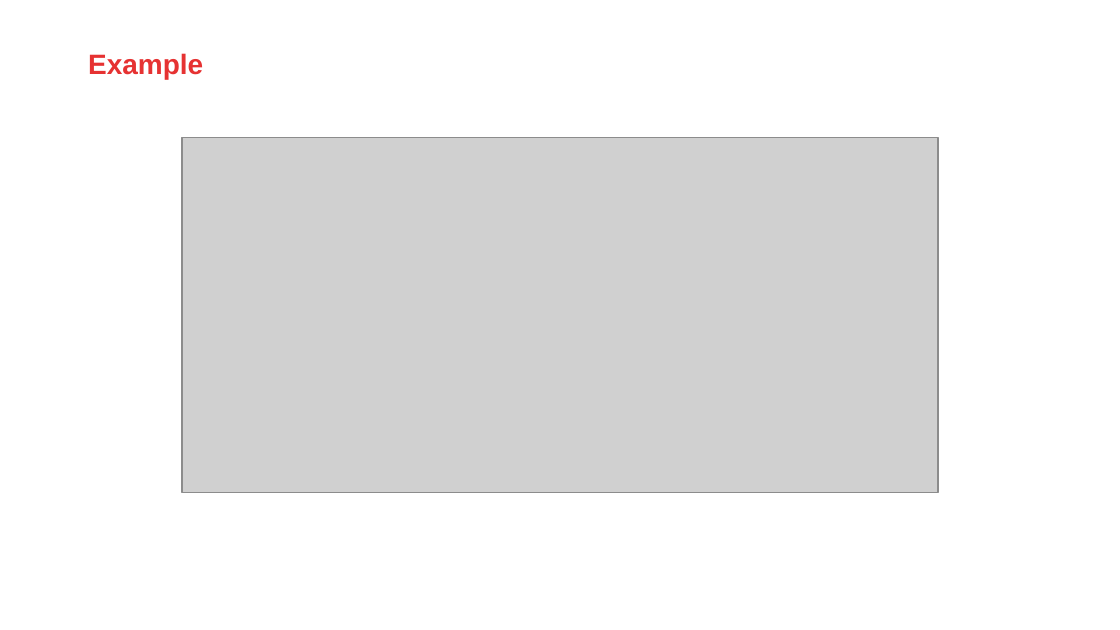
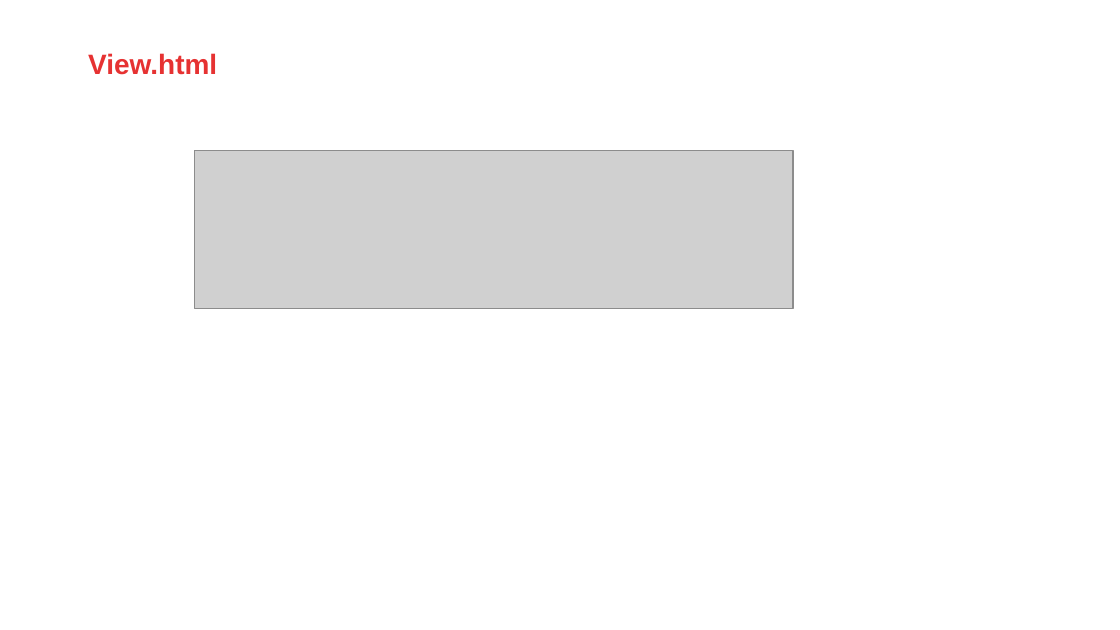
Before and after one commit to jeroenRX/AmisJetTraining, a slide deck: slide 64 of OracleJET_TalentLaunch.pptx (slide 99 before the commit). Drawn at 1120x630 pixels with LibreOffice and Linux fonts; fonts in the diff are those of the drawing; grey boxes stand for pictures; background and template pictures are left out. Boxes give left, top, right and bottom in pixels: in the first picture for what was removed or moved away, otherwise in the second. Text is boxed around its words. In the diff, an @@ line names an element or a change of style, - is before the commit and + after.

```diff
--- a/OracleJET_TalentLaunch.pptx
+++ b/OracleJET_TalentLaunch.pptx
@@ title at [88,53,217,75]: text changed @@
-Example
+View.html
@@ picture removed at [181,138,937,493] @@
@@ picture added at [195,150,793,308] @@
```
Also in this commit, not shown: 12 other slides changed, 35 slides removed, 1 other file.
